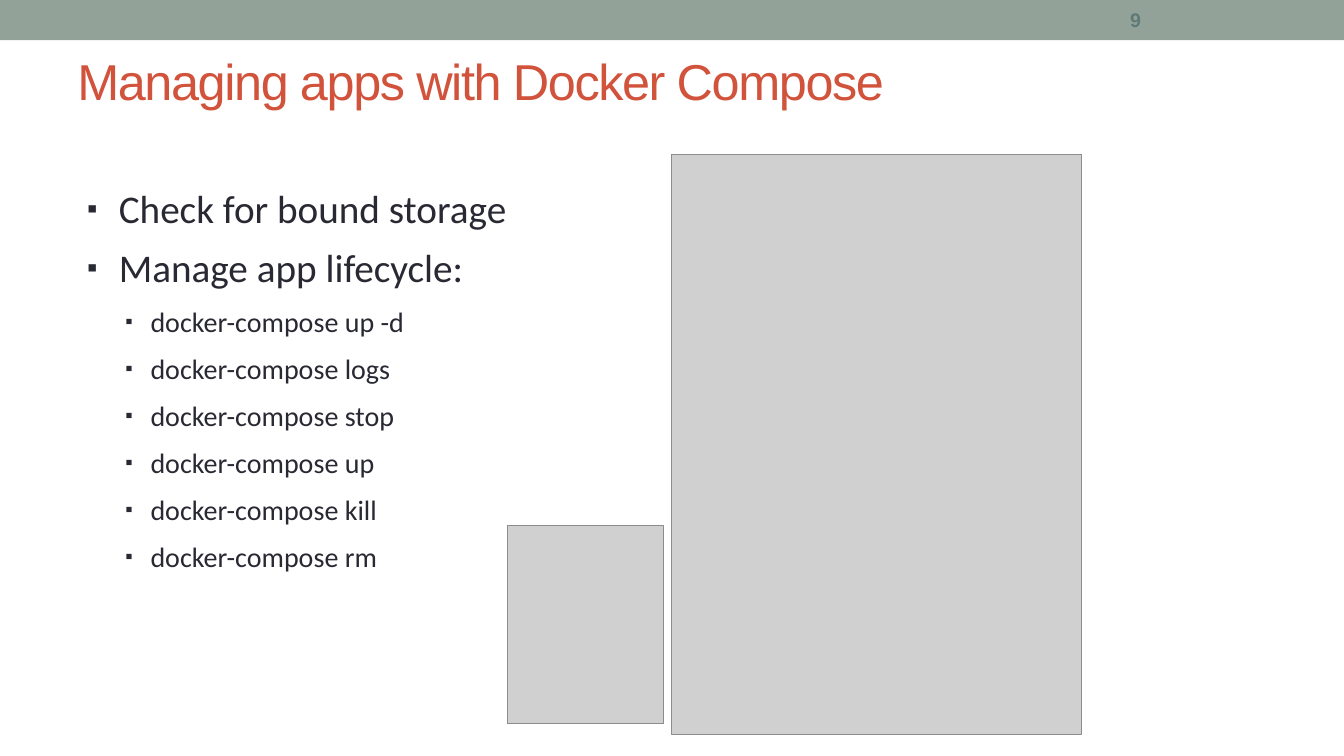
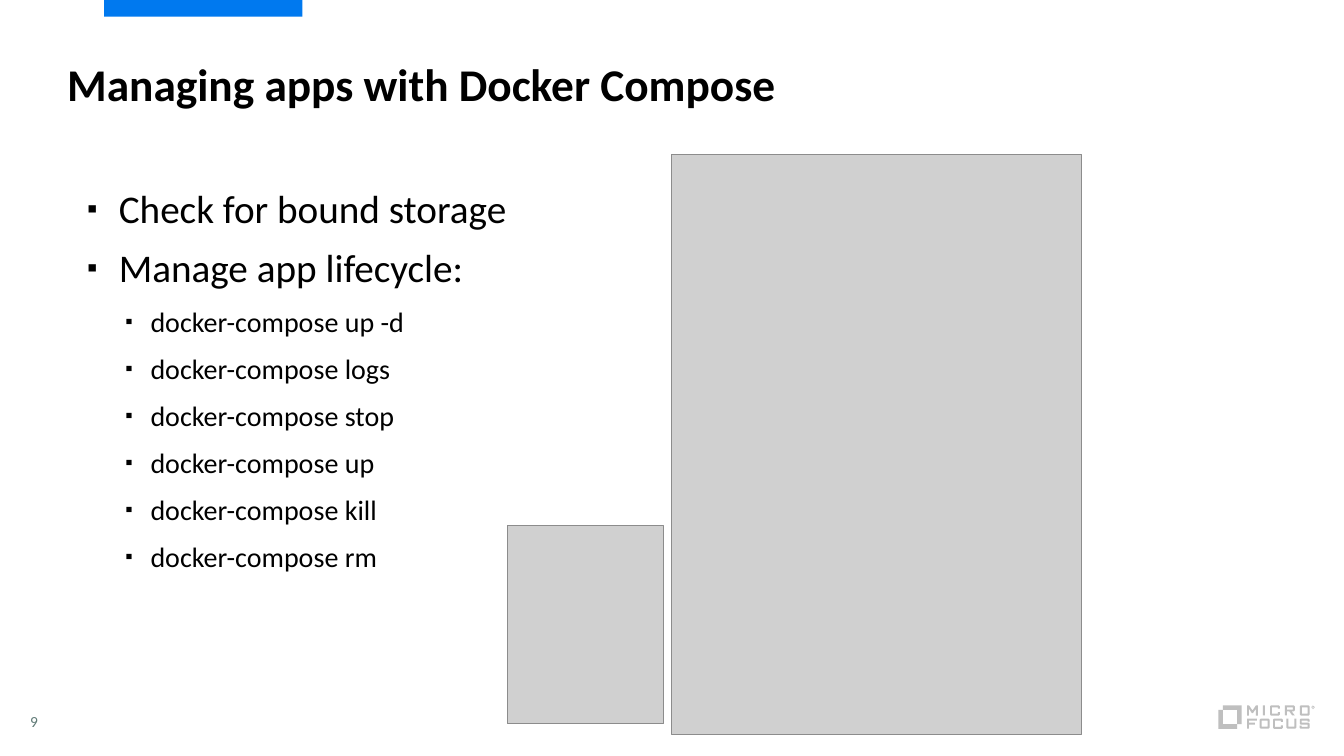
Before and after one commit to shrey-d/msrit-docker, a slide deck: slide 9 of Session_3/02_Docker_Compose.pptx. Drawn at 1344x756 pixels with LibreOffice and Linux fonts; fonts in the diff are those of the drawing; grey boxes stand for pictures. Boxes give left, top, right and bottom in pixels: in the first picture for what was removed or moved away, otherwise in the second. Text is boxed around its words. In the diff, an @@ line names an element or a change of style, - is before the commit and + after.

```diff
--- a/Session_3/02_Docker_Compose.pptx
+++ b/Session_3/02_Docker_Compose.pptx
@@ rectangle removed at [0,0,1344,40] @@
@@ rectangle added at [104,0,302,17], fill #0079EF @@
@@ title "Managing apps with Docker Compose" at [67,69,775,109]: size 36 to 32.4 pt, font Arial to Calibri, text colour #D2533C to #000000, letter spacing -1 to 0 pt, bold on; line spacing 1 to 0.9; vertical alignment middle to top @@
@@ text "Check for bound storage" at [119,195,506,572]: text colour #292934 to #000000 @@
@@ page number: place and size @@
-page number at [1130,14,1141,27]
+page number at [30,717,38,727]
@@ page number at [30,717,38,727]: size 14 to 11 pt, font Arial to Calibri, bold off @@
@@ group added at [1219,706,1316,729]: 12 freeform shapes, 1 rectangle @@
```
Also in this commit, not shown: 10 other slides changed, 2 other files.
